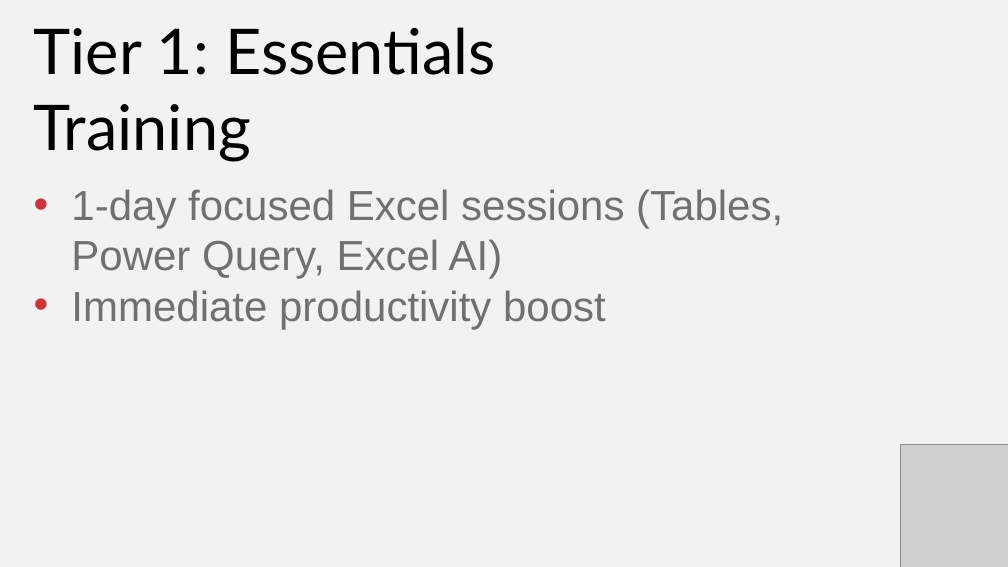
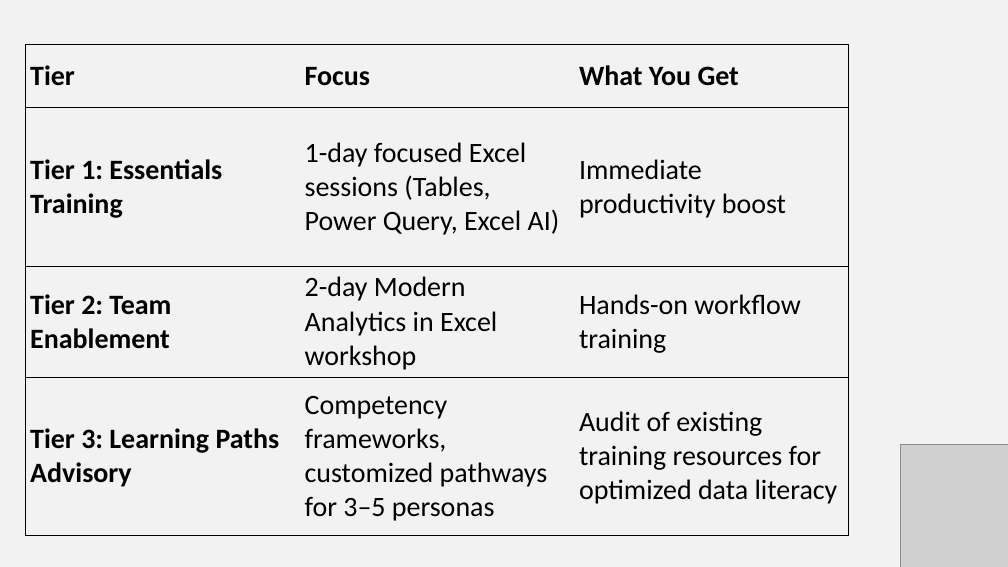
Before and after one commit to stringfestdata/modern-excel-demo-day, a slide deck: slide 14 of modern-excel-demo-day.pptx. Drawn at 1008x567 pixels with LibreOffice and Linux fonts; fonts in the diff are those of the drawing; grey boxes stand for pictures. Boxes give left, top, right and bottom in pixels: in the first picture for what was removed or moved away, otherwise in the second. Text is boxed around its words. In the diff, an @@ line names an element or a change of style, - is before the commit and + after.

```diff
--- a/modern-excel-demo-day.pptx
+++ b/modern-excel-demo-day.pptx
@@ text removed at (34,27,496,162) @@
-Tier 1: Essentials Training
@@ table added at (25,44,848,536), 4 rows, 3 columns @@
+Tier | Focus | What You Get
+Tier 1: Essentials Training | 1-day focused Excel sessions (Tables, Power Query, Excel AI) | Immediate productivity boost
+Tier 2: Team Enablement | 2-day Modern Analytics in Excel workshop | Hands-on workflow training
+Tier 3: Learning Paths Advisory | Competency frameworks, customized pathways for 3–5 personas | Audit of existing training resources for optimized data literacy
@@ text removed at (71,189,783,329) @@
-• 1-day focused Excel sessions (Tables, Power Query, Excel AI)
-• Immediate productivity boost
```
Also in this commit, not shown: 6 other slides changed, 2 slides removed.
